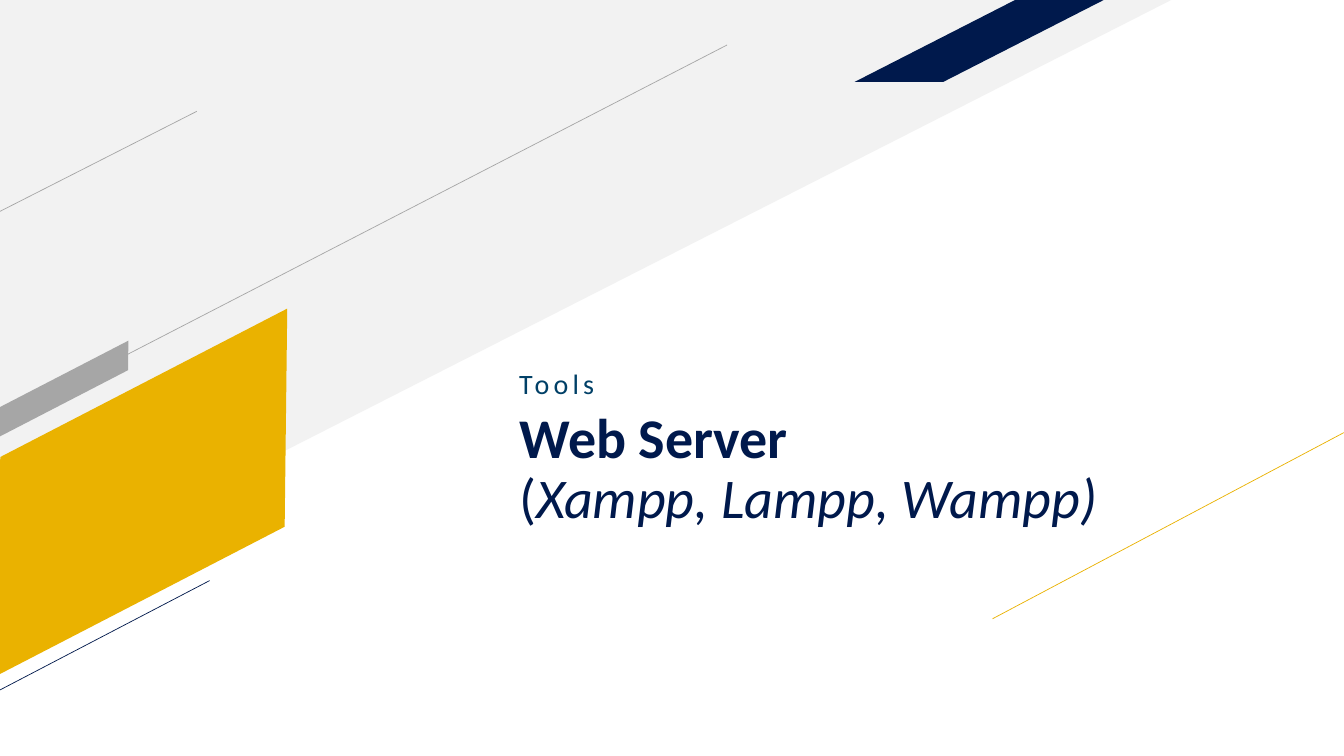
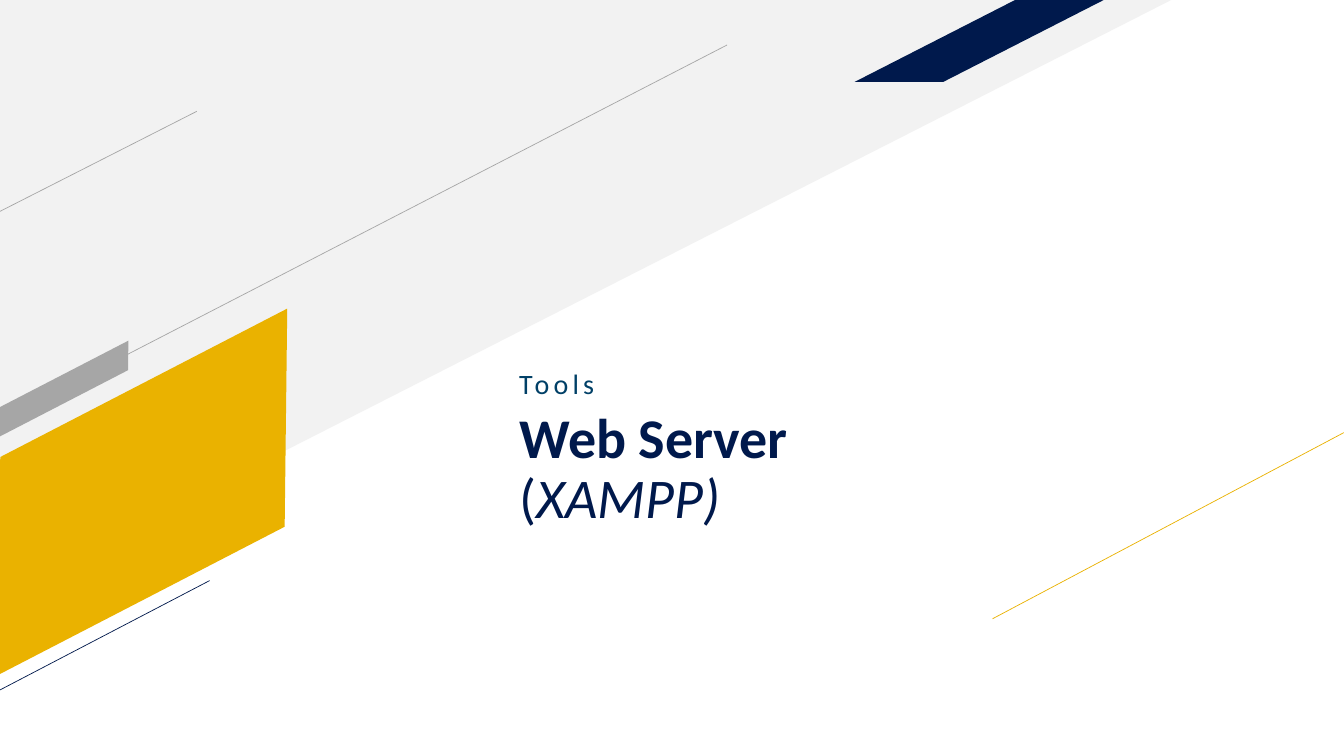
Before and after one commit to adityadees/Unsri-Mengajar-Laravel, a slide deck: slide 59 of Slide 1 - Introduction.pptx (slide 43 before the commit). Drawn at 1344x756 pixels with LibreOffice and Linux fonts; fonts in the diff are those of the drawing. Boxes give left, top, right and bottom in pixels: in the first picture for what was removed or moved away, otherwise in the second. Text is boxed around its words. In the diff, an @@ line names an element or a change of style, - is before the commit and + after.

```diff
--- a/Slide 1 - Introduction.pptx
+++ b/Slide 1 - Introduction.pptx
@@ title at (519,418,788,526): text changed; bold on; italic off @@
-Web Server
-(Xampp, Lampp, Wampp)
+Web Server
+(XAMPP)
```
Also in this commit, not shown: 17 other slides changed, 23 slides added, 5 slides removed.
